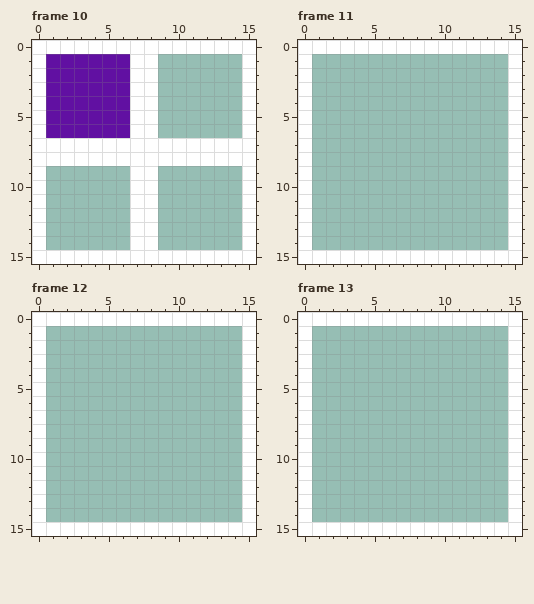
Pixel-art file, stored at Art/commandHistoryStuff.aseprite. The picture above was drawn from the file before the commit.
16x16 pixels, 14 frames. Shown: frame 10, frame 11, frame 12, frame 13. The commit also changed other frames, which this record leaves out.
The result:
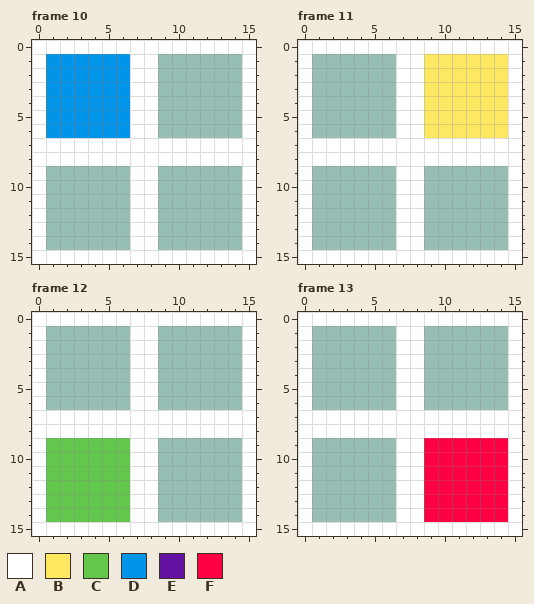
Palette (. is transparent): A #ffffff  B #fee761  C #63c74d  D #0095e9  E #6110a2  F #ff0044
Edits made:
Changed rows in their new state; - is an unchanged pixel.
Frame 10, layer "Layer 1":
first column x 1:
 1 DDDDDD
 2 DDDDDD
 3 DDDDDD
 4 DDDDDD
 5 DDDDDD
 6 DDDDDD
Frame 11, layer "Layer 1":
first column x 1:
 1 ------AABBBBBB
 2 ------AABBBBBB
 3 ------AABBBBBB
 4 ------AABBBBBB
 5 ------AABBBBBB
 6 ------AABBBBBB
 7 AAAAAAAAAAAAAA
 8 AAAAAAAAAAAAAA
 9 ------AA------
10 ------AA------
11 ------AA------
12 ------AA------
13 ------AA------
14 ------AA------
Frame 12, layer "Layer 1":
first column x 1:
 1 ------AA------
 2 ------AA------
 3 ------AA------
 4 ------AA------
 5 ------AA------
 6 ------AA------
 7 AAAAAAAAAAAAAA
 8 AAAAAAAAAAAAAA
 9 CCCCCCAA------
10 CCCCCCAA------
11 CCCCCCAA------
12 CCCCCCAA------
13 CCCCCCAA------
14 CCCCCCAA------
Frame 13, layer "Layer 1":
first column x 1:
 1 ------AA------
 2 ------AA------
 3 ------AA------
 4 ------AA------
 5 ------AA------
 6 ------AA------
 7 AAAAAAAAAAAAAA
 8 AAAAAAAAAAAAAA
 9 ------AAFFFFFF
10 ------AAFFFFFF
11 ------AAFFFFFF
12 ------AAFFFFFF
13 ------AAFFFFFF
14 ------AAFFFFFF
Where, in picture pixels (left, top, right, bottom), the same in both pictures:
changed: (46, 54, 130, 138)
added: (312, 54, 508, 250)
added: (46, 326, 242, 522)
added: (312, 326, 508, 522)
